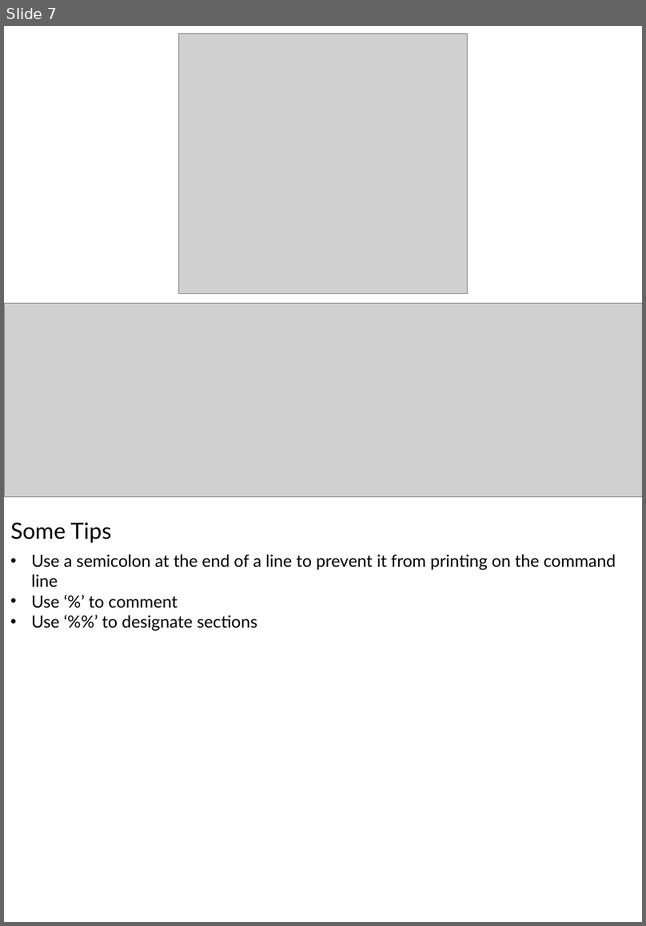
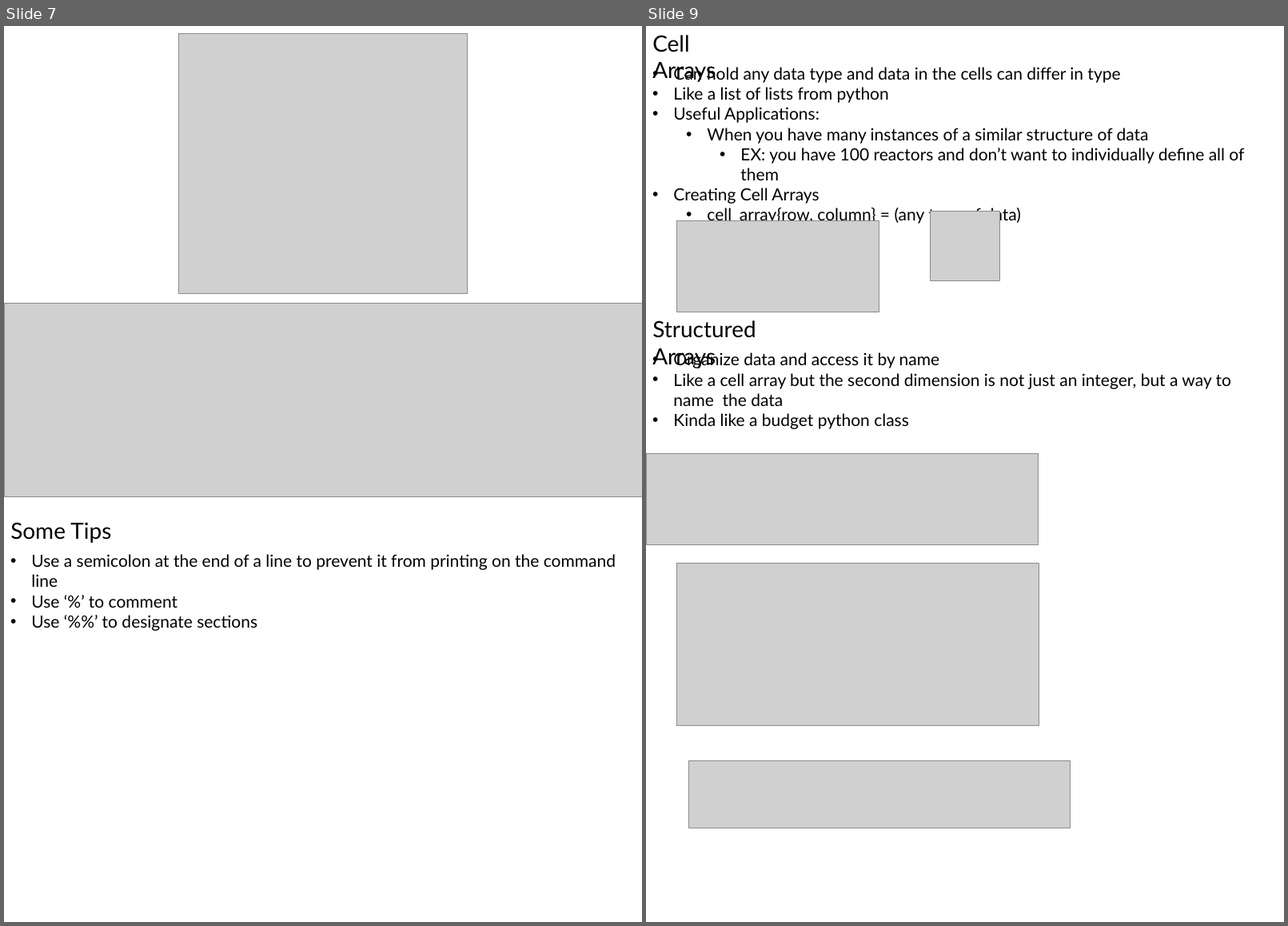
Before and after one commit to 1980s-Space-Guy/Fall24Classes, a slide deck: NumericalAnalysis.pptx. Shown side by side, each under a label of ours: slide 7 before the commit, slides 7 and 9 after it; the slides between them are not shown. The pictures are 646x926 and 1288x926 pixels, drawn with LibreOffice and Linux fonts; fonts in the diff are those of the drawing; grey boxes stand for pictures. Boxes give left, top, right and bottom in pixels: in the first picture for what was removed or moved away, otherwise in the second. Text is boxed around its words. In the diff, an @@ line names an element or a change of style, - is before the commit and + after.

```diff
--- a/NumericalAnalysis.pptx
+++ b/NumericalAnalysis.pptx
@@ slide 9 added at (x1=646, y1=26, x2=1284, y2=922), background #FFFFFF @@
@@ text added at (x1=652, y1=35, x2=716, y2=82), 24 pt, text #000000 @@
+Cell Arrays
@@ text added at (x1=673, y1=66, x2=1244, y2=224), 18 pt, text #000000 @@
+• Can hold any data type and data in the cells can differ in type
+• Like a list of lists from python
+• Useful Applications:
+  • When you have many instances of a similar structure of data
+    • EX: you have 100 reactors and don’t want to individually define all of them
+• Creating Cell Arrays
+  • cell_array{row, column} = (any type of data)
@@ picture added at (x1=930, y1=211, x2=1000, y2=280) @@
@@ picture added at (x1=676, y1=221, x2=879, y2=312) @@
@@ text added at (x1=652, y1=320, x2=756, y2=368), 24 pt, text #000000 @@
+Structured Arrays
@@ text added at (x1=673, y1=352, x2=1232, y2=429), 18 pt, text #000000 @@
+• Organize data and access it by name
+• Like a cell array but the second dimension is not just an integer, but a way to name the data
+• Kinda like a budget python class
@@ picture added at (x1=646, y1=453, x2=1039, y2=545) @@
@@ picture added at (x1=676, y1=563, x2=1039, y2=726) @@
@@ picture added at (x1=689, y1=760, x2=1071, y2=828) @@
```
Also in this commit, not shown: 2 slides changed, 2 other slides added, 3 other files.
